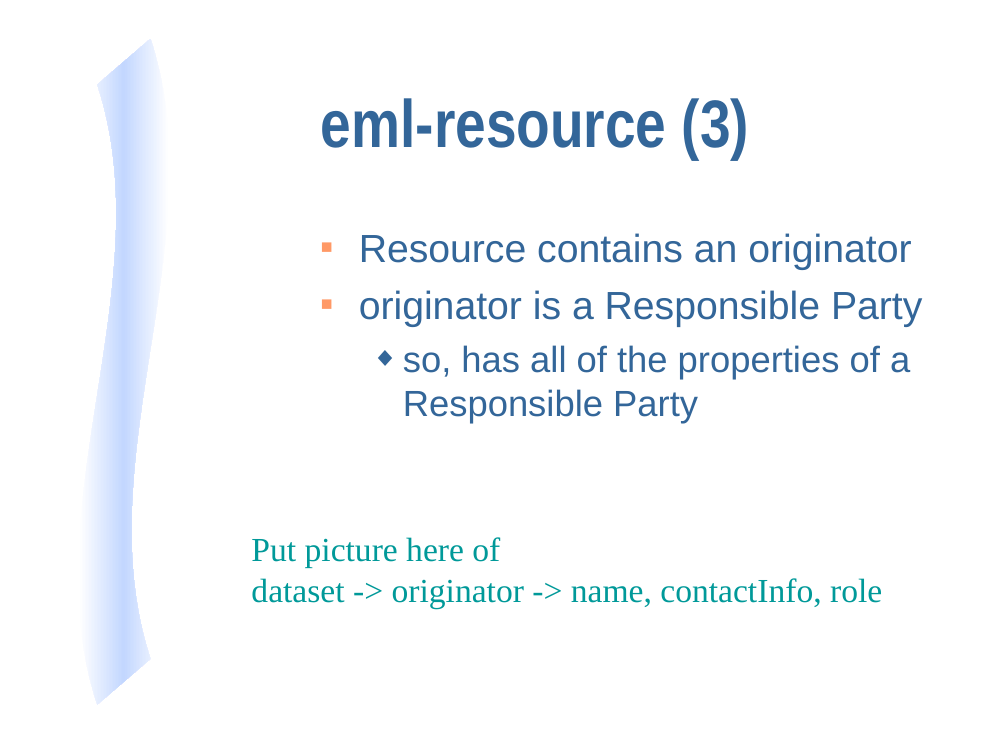
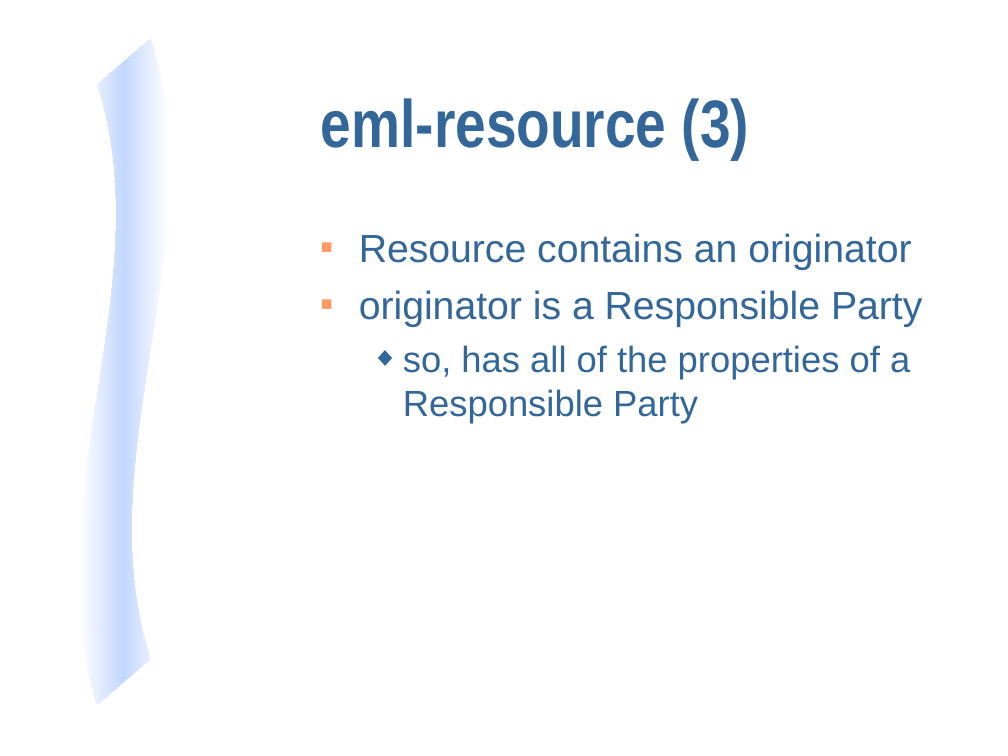
Before and after one commit to NCEAS/eml, a slide deck: slide 23 of display/eml-overview-200010402.ppt. Drawn at 1008x756 pixels with LibreOffice and Linux fonts; fonts in the diff are those of the drawing. Boxes give left, top, right and bottom in pixels: in the first picture for what was removed or moved away, otherwise in the second. Text is boxed around its words. In the diff, an @@ line names an element or a change of style, - is before the commit and + after.

```diff
--- a/display/eml-overview-200010402.ppt
+++ b/display/eml-overview-200010402.ppt
@@ text removed at (x1=251, y1=537, x2=882, y2=608) @@
-Put picture here of
-dataset -> originator -> name, contactInfo, role
```
Also in this commit, not shown: 8 other slides changed, 1 slide added.
